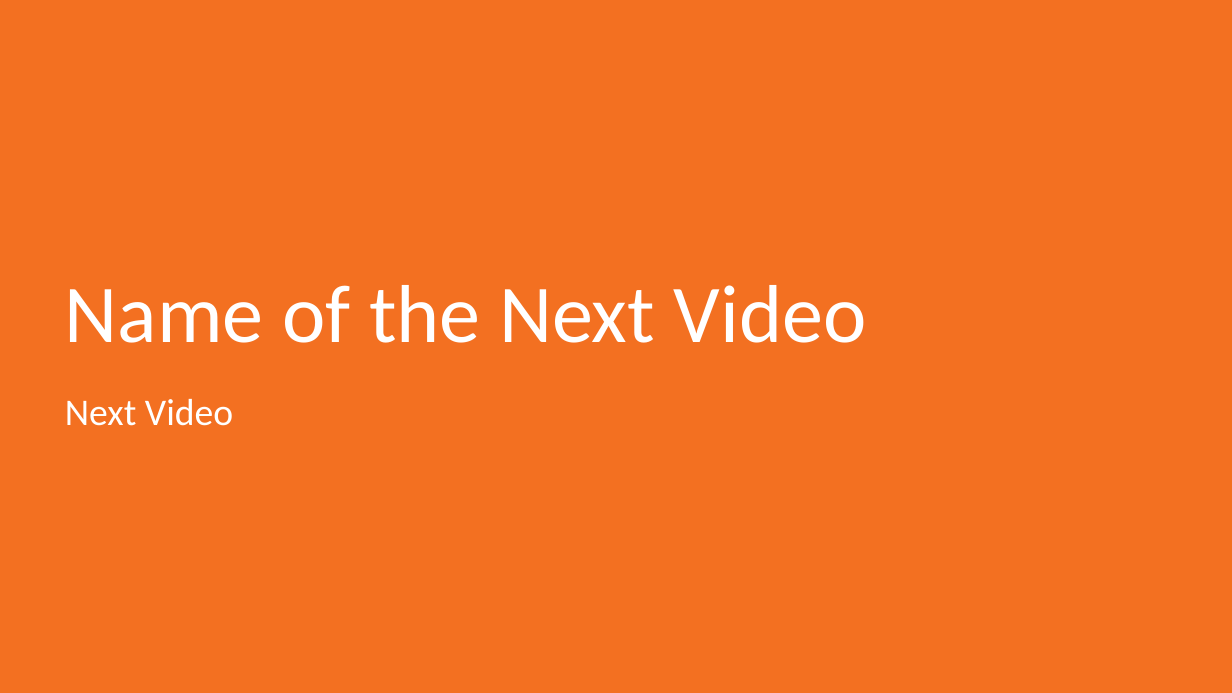
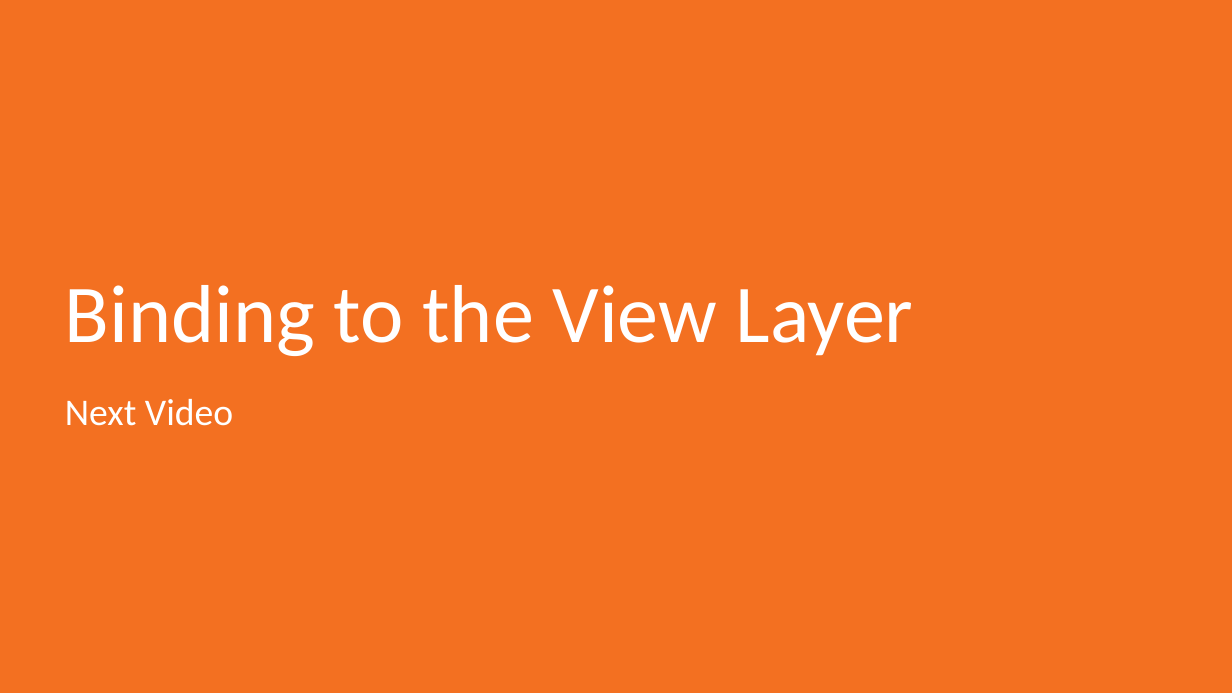
Before and after one commit to sslotsky/next-scripts, a slide deck: slide 5 of video-3.1/3.1.odp. Drawn at 1232x693 pixels with LibreOffice and Linux fonts; fonts in the diff are those of the drawing; background and template pictures are left out. Boxes give left, top, right and bottom in pixels: in the first picture for what was removed or moved away, otherwise in the second. Text is boxed around its words. In the diff, an @@ line names an element or a change of style, - is before the commit and + after.

Commit message:
Videos 3.2 & 3.3

```diff
--- a/video-3.1/3.1.odp
+++ b/video-3.1/3.1.odp
@@ title at <box>65,285,914,356</box>: text changed @@
-Name of the Next Video
+Binding to the View Layer
```
Also in this commit, not shown: 1 other slide changed, 16 other files.
